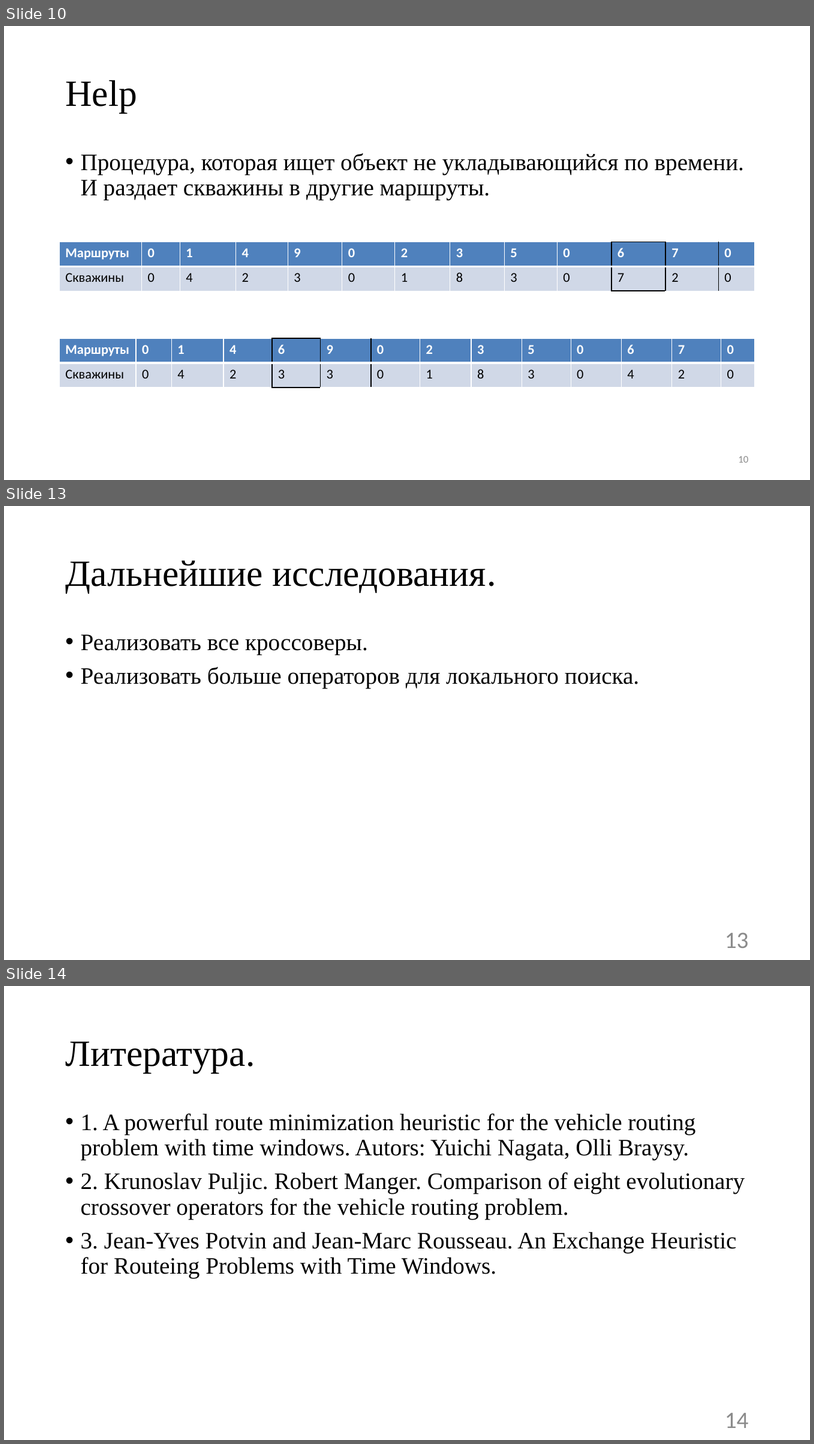
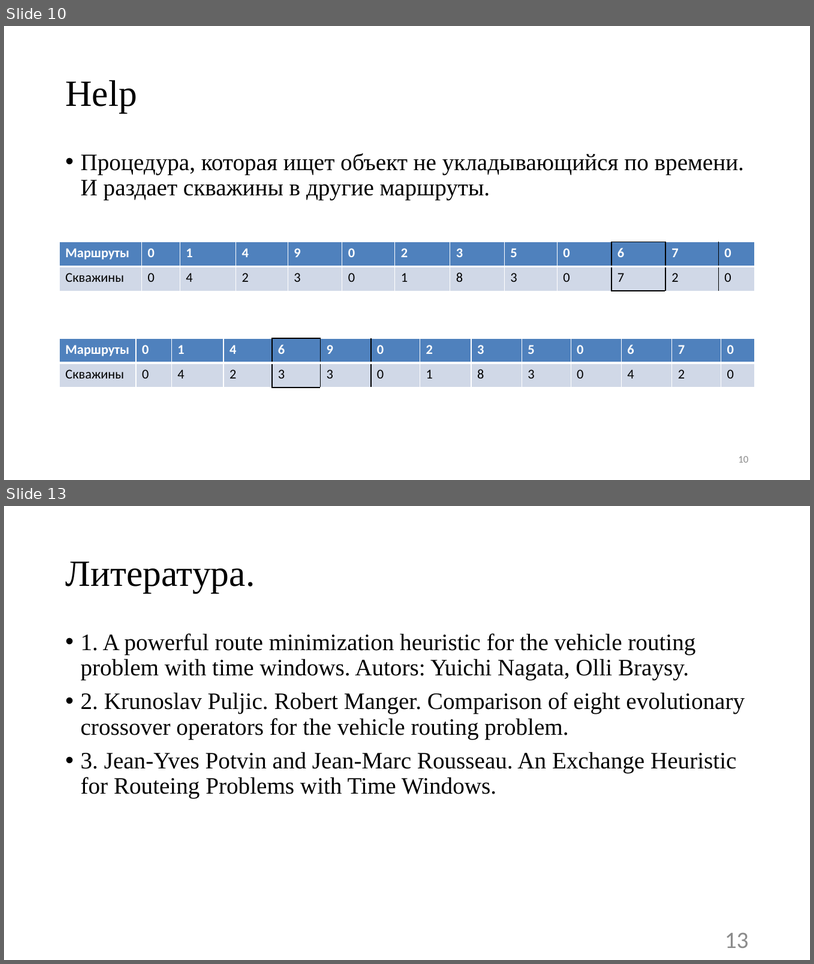
Before and after one commit to nikitka406/diplom, a slide deck: cpeck/diplom.pptx. Shown one above the other, each under a label of ours: slides 10, 13 and 14 before the commit, slides 10 and 13 after it; the slides between them are not shown. The pictures are 814x1444 and 814x964 pixels, drawn with LibreOffice and Linux fonts; fonts in the diff are those of the drawing. Boxes give left, top, right and bottom in pixels: in the first picture for what was removed or moved away, otherwise in the second. Text is boxed around its words. In the diff, an @@ line names an element or a change of style, - is before the commit and + after.

```diff
--- a/cpeck/diplom.pptx
+++ b/cpeck/diplom.pptx
@@ slide 13 removed at box(4, 506, 810, 960), background #FFFFFF @@
@@ title removed at box(65, 561, 496, 592) @@
-Дальнейшие исследования.
@@ text removed at box(81, 634, 639, 688) @@
-• Реализовать все кроссоверы.
-• Реализовать больше операторов для локального поиска.
@@ page number removed at box(725, 932, 749, 948) @@
-13
@@ what was slide 14 is now slide 13 @@
@@ page number at box(725, 932, 749, 948): text changed @@
-14
+13
```
Also in this commit, not shown: 2 slides changed, 3 other files.
